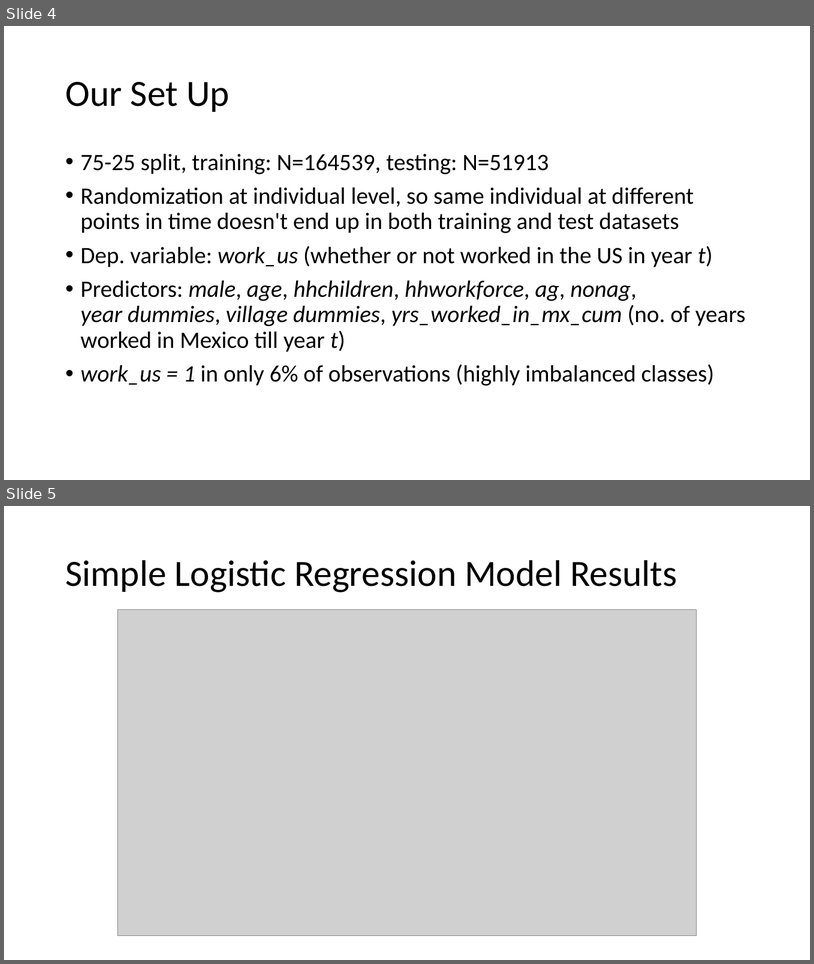
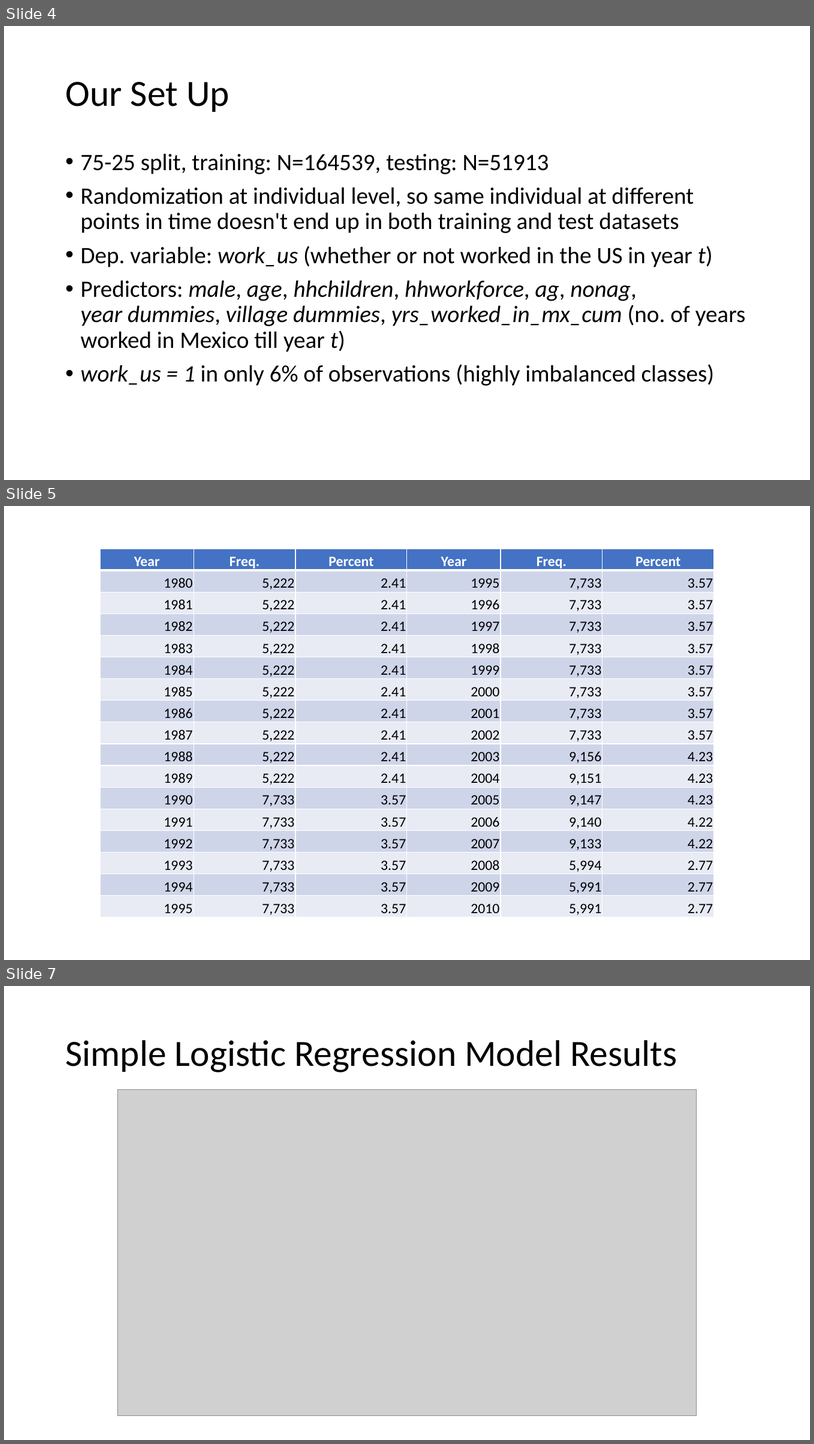
Before and after one commit to parthchawla/ml-predictmigration, a slide deck: ML Migration.pptx. Shown one above the other, each under a label of ours: slides 4 and 5 before the commit, slides 4, 5 and 7 after it; the slides between them are not shown. The pictures are 814x964 and 814x1444 pixels, drawn with LibreOffice and Linux fonts; fonts in the diff are those of the drawing; grey boxes stand for pictures. Boxes give left, top, right and bottom in pixels: in the first picture for what was removed or moved away, otherwise in the second. Text is boxed around its words. In the diff, an @@ line names an element or a change of style, - is before the commit and + after.

```diff
--- a/ML Migration.pptx
+++ b/ML Migration.pptx
@@ slide 5 added at [4, 506, 810, 960], background #FFFFFF @@
@@ table added at [100, 549, 714, 917], 17 rows, 6 columns @@
+Year | Freq. | Percent | Year | Freq. | Percent
+1980 | 5,222 | 2.41 | 1995 | 7,733 | 3.57
+1981 | 5,222 | 2.41 | 1996 | 7,733 | 3.57
+1982 | 5,222 | 2.41 | 1997 | 7,733 | 3.57
+1983 | 5,222 | 2.41 | 1998 | 7,733 | 3.57
+1984 | 5,222 | 2.41 | 1999 | 7,733 | 3.57
+1985 | 5,222 | 2.41 | 2000 | 7,733 | 3.57
+1986 | 5,222 | 2.41 | 2001 | 7,733 | 3.57
+1987 | 5,222 | 2.41 | 2002 | 7,733 | 3.57
+1988 | 5,222 | 2.41 | 2003 | 9,156 | 4.23
+1989 | 5,222 | 2.41 | 2004 | 9,151 | 4.23
+1990 | 7,733 | 3.57 | 2005 | 9,147 | 4.23
+1991 | 7,733 | 3.57 | 2006 | 9,140 | 4.22
+1992 | 7,733 | 3.57 | 2007 | 9,133 | 4.22
+1993 | 7,733 | 3.57 | 2008 | 5,994 | 2.77
+1994 | 7,733 | 3.57 | 2009 | 5,991 | 2.77
+1995 | 7,733 | 3.57 | 2010 | 5,991 | 2.77
@@ what was slide 5 is now slide 7 @@
```
Also in this commit, not shown: 2 slides changed, 1 other slide added.
